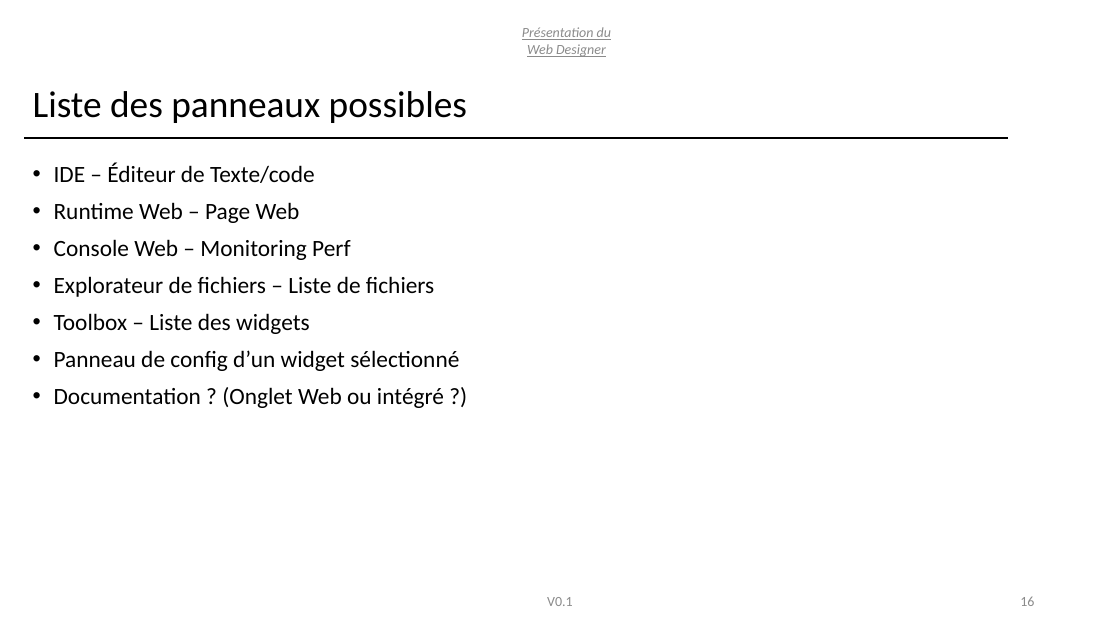
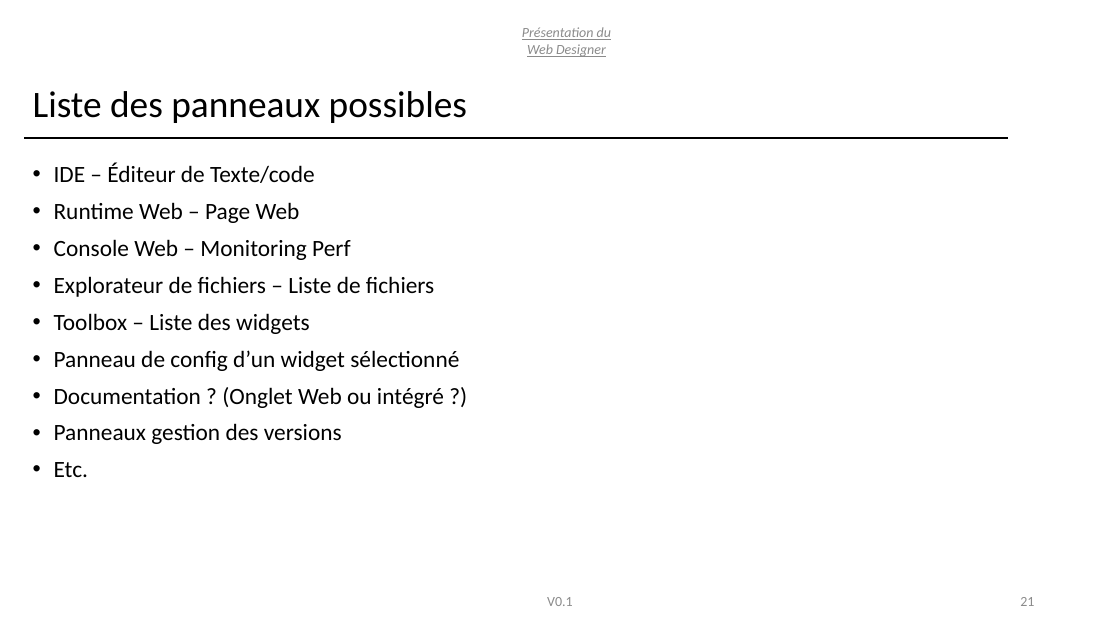
Before and after one commit to T4ouf/Web-Designer, a slide deck: slide 21 of doc/pitch/Presentation-Conception.pptx (slide 16 before the commit). Drawn at 1120x630 pixels with LibreOffice and Linux fonts; fonts in the diff are those of the drawing. Boxes give left, top, right and bottom in pixels: in the first picture for what was removed or moved away, otherwise in the second. Text is boxed around its words. In the diff, an @@ line names an element or a change of style, - is before the commit and + after.

```diff
--- a/doc/pitch/Presentation-Conception.pptx
+++ b/doc/pitch/Presentation-Conception.pptx
@@ text at bbox=[54, 423, 342, 477]: paragraphs added @@
+• Panneaux gestion des versions
+• Etc.
@@ page number at bbox=[1020, 597, 1034, 606]: text changed @@
-16
+21
```
Also in this commit, not shown: 5 other slides changed, 1 slide added, 3 other files.
